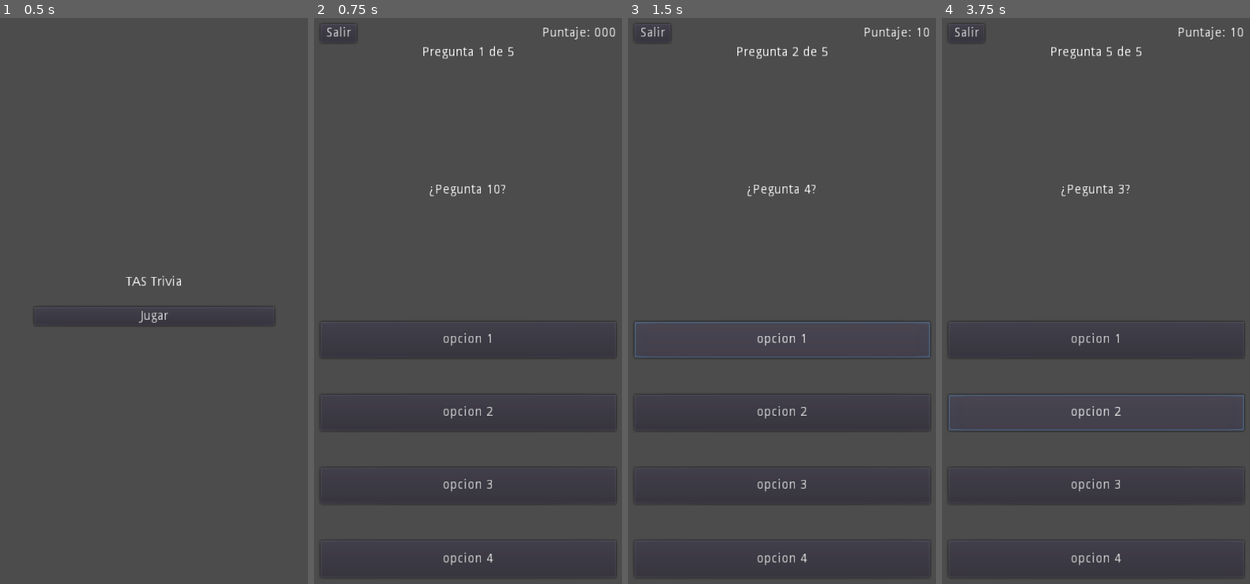
Above: before the commit, frames 1-4 (left to right).
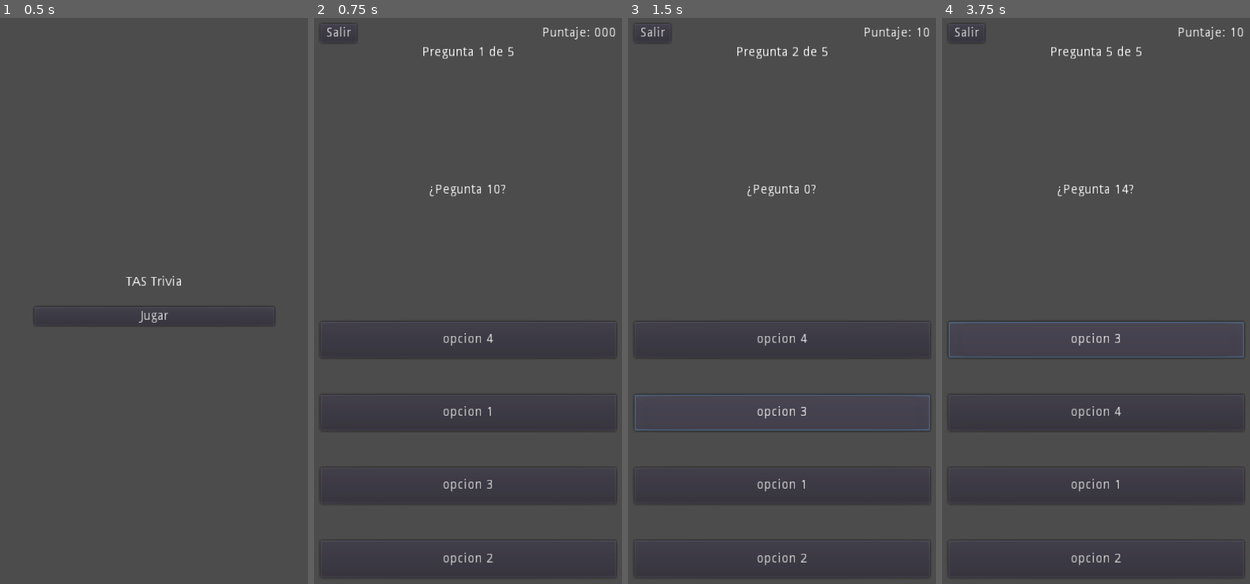
Above: after the commit, the same moments.

Repository: alejandrotolaba/TASTrivia
Game: Godot game, scene res://scenes/MainMenu.tscn
Same seed, same stepped clock (60 frames per second), same inputs: the game is played once before the commit and once after it.
Inputs:
- Up to frame 1 (0.5 s): no input
- Up to frame 2 (0.75 s): click "Jugar" at 0.5 s
- Up to frame 3 (1.5 s): click "opcion 1" at 1.25 s
- Up to frame 4 (3.75 s): click "opcion 4" at 2 s; click "opcion 2" at 2.75 s; click "opcion 2" at 3.5 s

Frame 1 is identical in both runs. In frame 2, less than 0.1% of the frame differs, in the area x 56-59%, y 55-97%; in frame 3, 0.8%; in frame 4, 1.0%, in the area x 2-99%, y 29-97%.

Commit message:
Orden aleatorio para las opciones de respuesta

Diff:
--- /dev/null
+++ b/scenes/FinJuego.tscn
@@ -0,0 +1,28 @@
+[gd_scene format=2]
+
+[node name="Control" type="Control"]
+anchor_right = 1.0
+anchor_bottom = 1.0
+
+[node name="VBoxContainer" type="VBoxContainer" parent="."]
+anchor_right = 1.0
+anchor_bottom = 1.0
+
+[node name="Leyenda" type="Label" parent="VBoxContainer"]
+margin_right = 360.0
+margin_bottom = 318.0
+size_flags_horizontal = 3
+size_flags_vertical = 3
+text = "Fin del juego
+Tu puntaje fue de:"
+align = 1
+valign = 2
+
+[node name="Puntaje" type="Label" parent="VBoxContainer"]
+margin_top = 322.0
+margin_right = 360.0
+margin_bottom = 640.0
+size_flags_horizontal = 3
+size_flags_vertical = 3
+text = "000"
+align = 1
--- a/scenes/Game.tscn
+++ b/scenes/Game.tscn
@@ -53,6 +53,7 @@
 text = "¿Pregunta?"
 align = 1
 valign = 1
+autowrap = true
 
 [node name="Opciones" type="VBoxContainer" parent="VBoxContainer"]
 margin_top = 323.0
--- a/scripts/Game.gd
+++ b/scripts/Game.gd
@@ -36,10 +36,26 @@
 			break
 
 	$VBoxContainer/Pregunta.text = preguntas[pregunta_actual]["pregunta"]
-	$VBoxContainer/Opciones/Op1.text = preguntas[pregunta_actual]["opciones"][0]
-	$VBoxContainer/Opciones/Op2.text = preguntas[pregunta_actual]["opciones"][1]
-	$VBoxContainer/Opciones/Op3.text = preguntas[pregunta_actual]["opciones"][2]
-	$VBoxContainer/Opciones/Op4.text = preguntas[pregunta_actual]["opciones"][3]
+
+	# Aleatorizar las opciones de respuesta
+	var orden_opciones = []
+	var aux = -1
+
+	for i in range(4):
+		var b = true
+		while b:
+			if not(aux in orden_opciones) and (aux > -1):
+				orden_opciones.append(aux)
+				b = false
+			aux = randi() % 4
+
+	print("Opciones")
+	print(orden_opciones)
+
+	$VBoxContainer/Opciones/Op1.text = preguntas[pregunta_actual]["opciones"][orden_opciones[0]]
+	$VBoxContainer/Opciones/Op2.text = preguntas[pregunta_actual]["opciones"][orden_opciones[1]]
+	$VBoxContainer/Opciones/Op3.text = preguntas[pregunta_actual]["opciones"][orden_opciones[2]]
+	$VBoxContainer/Opciones/Op4.text = preguntas[pregunta_actual]["opciones"][orden_opciones[3]]
 
 	preguntas_hechas.append(pregunta_actual)
 
